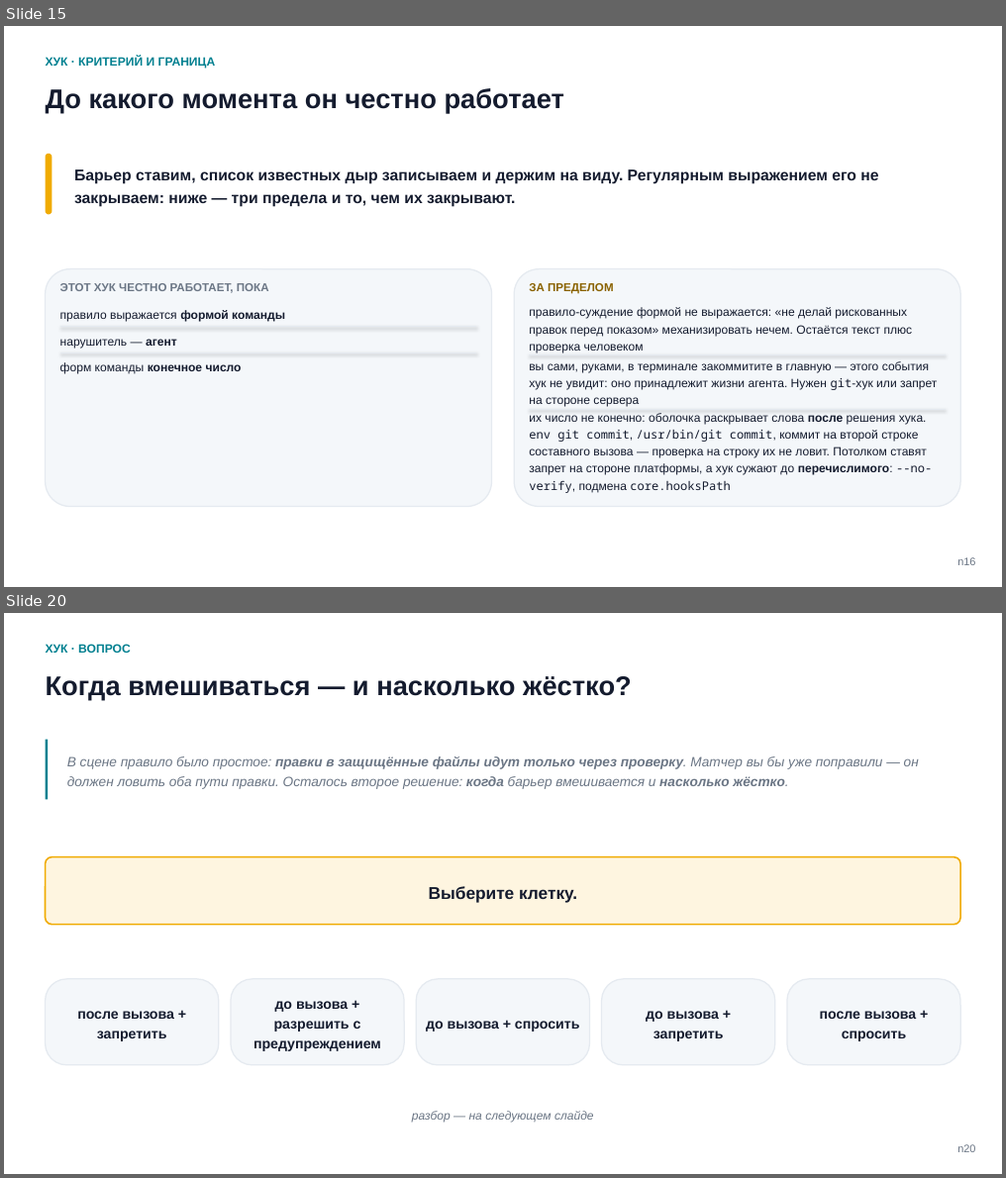
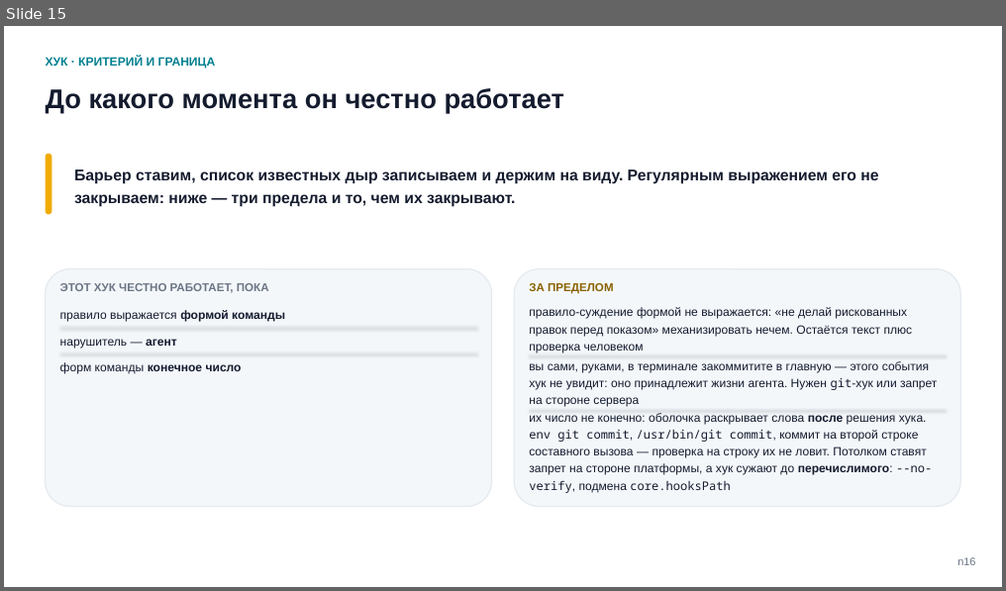
Before and after one commit to tellina-study/AI-usage-lessons, a slide deck: library/seminars/sem-05/rendered/sem-05.pptx. Shown one above the other, each under a label of ours: slides 15 and 20 before the commit, slide 15 after it; the slides between them are not shown. The pictures are 1006x1178 and 1006x591 pixels, drawn with LibreOffice and Linux fonts; fonts in the diff are those of the drawing. Boxes give left, top, right and bottom in pixels: in the first picture for what was removed or moved away, otherwise in the second. Text is boxed around its words. In the diff, an @@ line names an element or a change of style, - is before the commit and + after.

Commit message:
Кейс 2: сцена названа тем, как обнаружили, разбор вплотную за вопросом, приоритеты переписаны под два пересекающихся хука #211

```diff
--- a/library/seminars/sem-05/rendered/sem-05.pptx
+++ b/library/seminars/sem-05/rendered/sem-05.pptx
@@ slide 20 removed at <box>4,613,1002,1174</box>, background #FFFFFF @@
@@ text removed at <box>46,644,131,653</box> @@
-ХУК · ВОПРОС
@@ text removed at <box>46,676,632,700</box> @@
-Когда вмешиваться — и насколько жёстко?
@@ rectangle removed at <box>46,740,49,799</box> @@
@@ text removed at <box>67,757,919,789</box> @@
-В сцене правило было простое: правки в защищённые файлы идут только через проверку. Матчер вы бы уже поправили — он должен ловить оба пути правки. Осталось второе решение: когда барьер вмешивается и насколько жёстко.
@@ rounded rectangle removed at <box>46,858,960,925</box> @@
@@ text removed at <box>429,886,577,903</box> @@
-Выберите клетку.
@@ rounded rectangle removed at <box>46,979,219,1065</box> @@
@@ rounded rectangle removed at <box>231,979,405,1065</box> @@
@@ rounded rectangle removed at <box>417,979,590,1065</box> @@
@@ rounded rectangle removed at <box>601,979,775,1065</box> @@
@@ rounded rectangle removed at <box>787,979,960,1065</box> @@
@@ text removed at <box>77,1011,174,1042</box> @@
-после вызова + запретить
@@ text removed at <box>253,1001,381,1052</box> @@
-до вызова + разрешить с предупреждением
@@ text removed at <box>426,1021,580,1032</box> @@
-до вызова + спросить
@@ text removed at <box>646,1011,724,1042</box> @@
-до вызова + запретить
@@ text removed at <box>820,1011,916,1042</box> @@
-после вызова + спросить
@@ text removed at <box>412,1111,594,1122</box> @@
-разбор — на следующем слайде
@@ text removed at <box>957,1145,975,1153</box> @@
-n20
```
Also in this commit, not shown: 1 slide changed, 8 slides added, 8 other slides removed, 19 other files.
